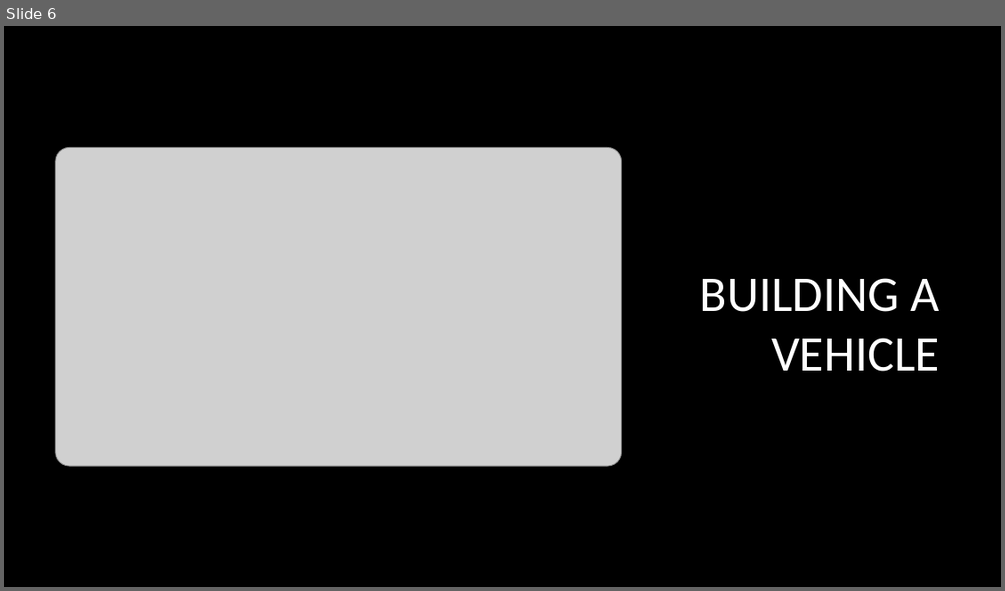
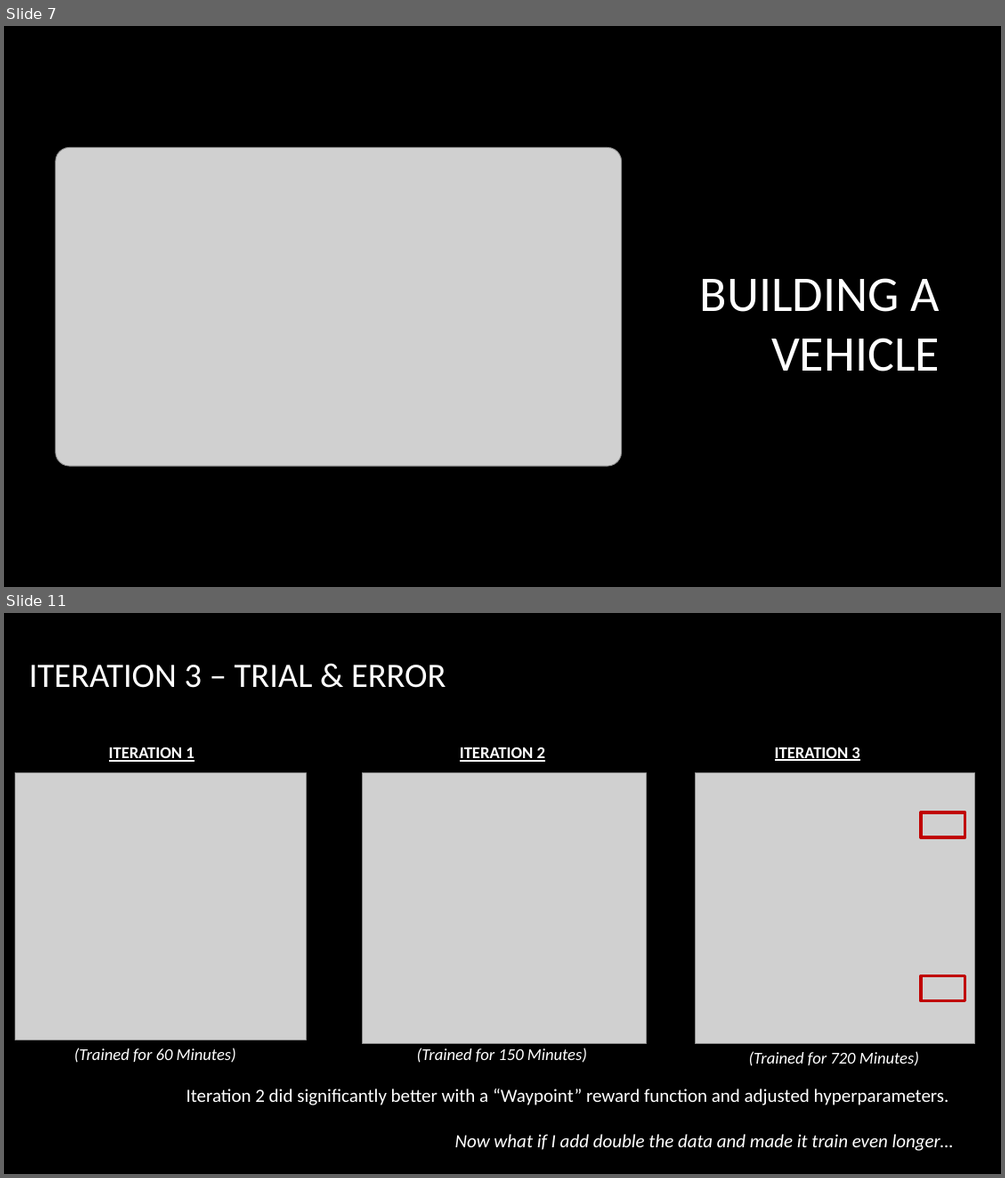
Before and after one commit to mwilchek/DeepRacer-2020, a slide deck: Final_Project_Presentation.pptx. Shown one above the other, each under a label of ours: slide 6 before the commit, slides 7 and 11 after it; the slides between them are not shown. The pictures are 1005x591 and 1005x1178 pixels, drawn with LibreOffice and Linux fonts; fonts in the diff are those of the drawing; grey boxes stand for pictures; background and template pictures are left out. Boxes give left, top, right and bottom in pixels: in the first picture for what was removed or moved away, otherwise in the second. Text is boxed around its words. In the diff, an @@ line names an element or a change of style, - is before the commit and + after.

```diff
--- a/Final_Project_Presentation.pptx
+++ b/Final_Project_Presentation.pptx
@@ slide 11 added at [4,613,1001,1174], background picture (left out) @@
@@ title added at [29,665,446,688], 33 pt, text #FFFFFF @@
+ITERATION 3 – TRIAL & ERROR
@@ text added at [109,747,194,762], 16 pt, text #FFFFFF, bold, underline @@
+ITERATION 1
@@ text added at [460,747,545,762], 16 pt, text #FFFFFF, bold, underline @@
+ITERATION 2
@@ text added at [775,747,859,761], 16 pt, text #FFFFFF, bold, underline @@
+ITERATION 3
@@ picture added at [16,773,306,1040] @@
@@ picture added at [362,773,647,1044] @@
@@ picture added at [696,773,975,1044] @@
@@ rectangle added at [921,812,965,837], outline #C00000 3 pt @@
@@ rectangle added at [921,976,965,1000], outline #C00000 3 pt @@
@@ text added at [74,1047,236,1062], 16 pt, text #FFFFFF, italic @@
+(Trained for 60 Minutes)
@@ text added at [417,1047,587,1062], 16 pt, text #FFFFFF, italic @@
+(Trained for 150 Minutes)
@@ text added at [749,1051,919,1066], 16 pt, text #FFFFFF, italic @@
+(Trained for 720 Minutes)
@@ text added at [186,1088,954,1151], 18 pt, text #FFFFFF @@
+Iteration 2 did significantly better with a “Waypoint” reward function and adjusted hyperparameters.
+Now what if I add double the data and made it train even longer…
@@ what was slide 6 is now slide 7 @@
```
Also in this commit, not shown: 1 slide changed, 7 other slides added, 4 slides removed.
